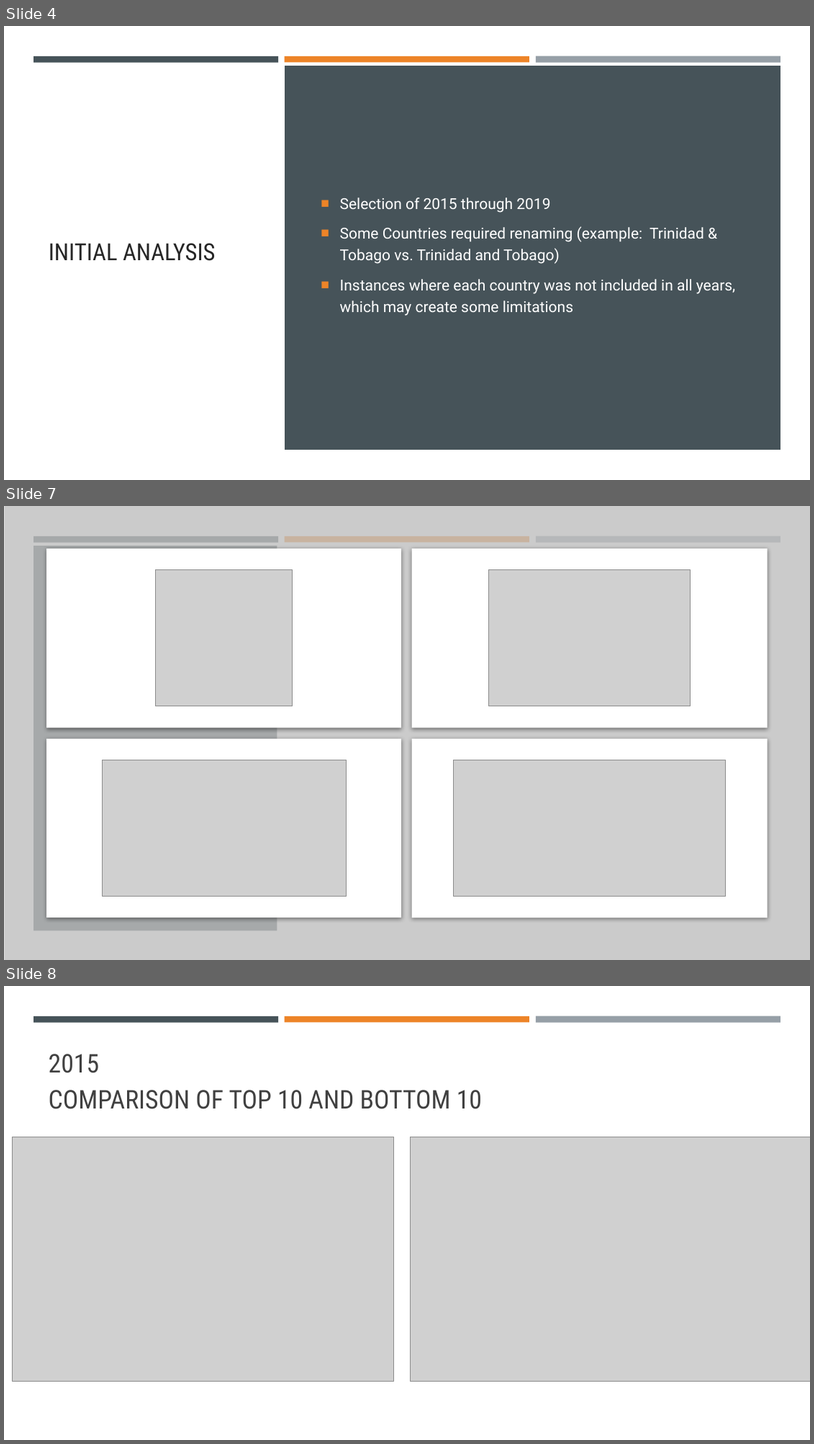
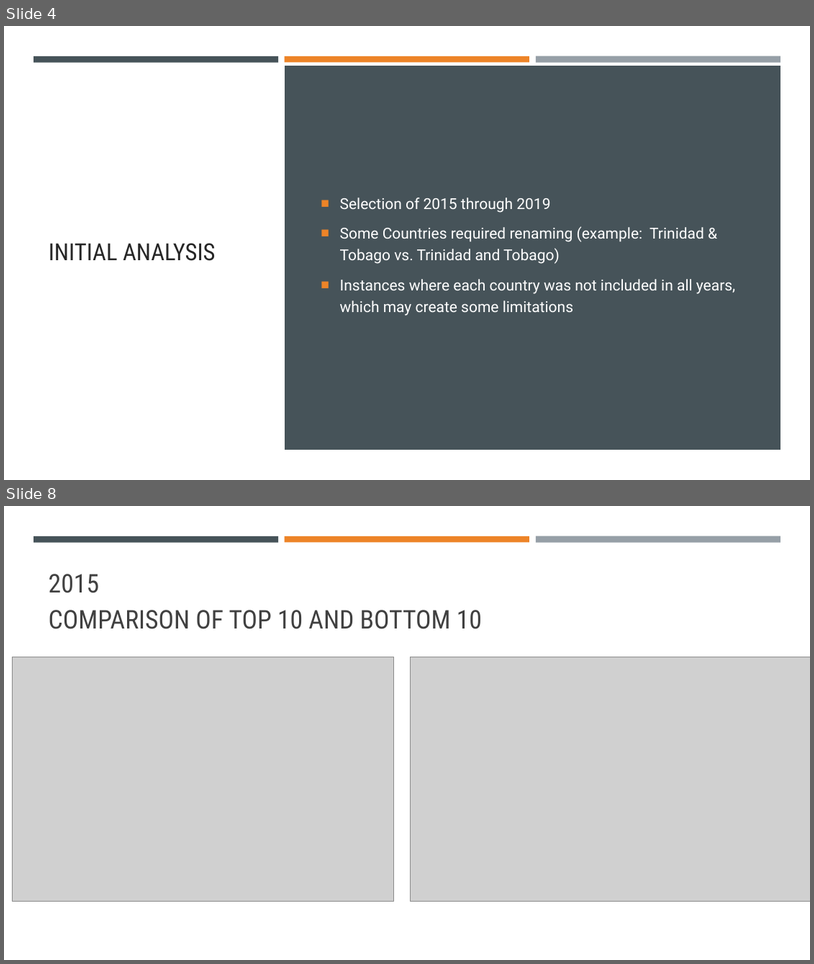
Before and after one commit to Bmyers5817/Project-1, a slide deck: World Happiness.pptx. Shown one above the other, each under a label of ours: slides 4, 7 and 8 before the commit, slides 4 and 8 after it; the slides between them are not shown. The pictures are 814x1444 and 814x964 pixels, drawn with LibreOffice and Linux fonts; fonts in the diff are those of the drawing; grey boxes stand for pictures. Boxes give left, top, right and bottom in pixels: in the first picture for what was removed or moved away, otherwise in the second. Text is boxed around its words. In the diff, an @@ line names an element or a change of style, - is before the commit and + after.

```diff
--- a/World Happiness.pptx
+++ b/World Happiness.pptx
@@ slide 7 removed at (4, 506, 810, 960), background #FFFFFF @@
@@ rectangle removed at (4, 506, 810, 960) @@
@@ rectangle removed at (34, 536, 278, 542) @@
@@ rectangle removed at (34, 546, 278, 931) @@
@@ rectangle removed at (46, 548, 401, 728) @@
@@ rectangle removed at (285, 536, 530, 542) @@
@@ rectangle removed at (412, 548, 768, 728) @@
@@ rectangle removed at (536, 536, 781, 543) @@
@@ picture removed at (156, 570, 292, 706) @@
@@ picture removed at (489, 570, 691, 706) @@
@@ rectangle removed at (46, 739, 401, 917) @@
@@ rectangle removed at (412, 739, 768, 917) @@
@@ picture removed at (102, 760, 347, 896) @@
@@ picture removed at (453, 760, 726, 896) @@
```
Also in this commit, not shown: 1 slide changed, 3 slides added, 2 other slides removed, 3 other files.
